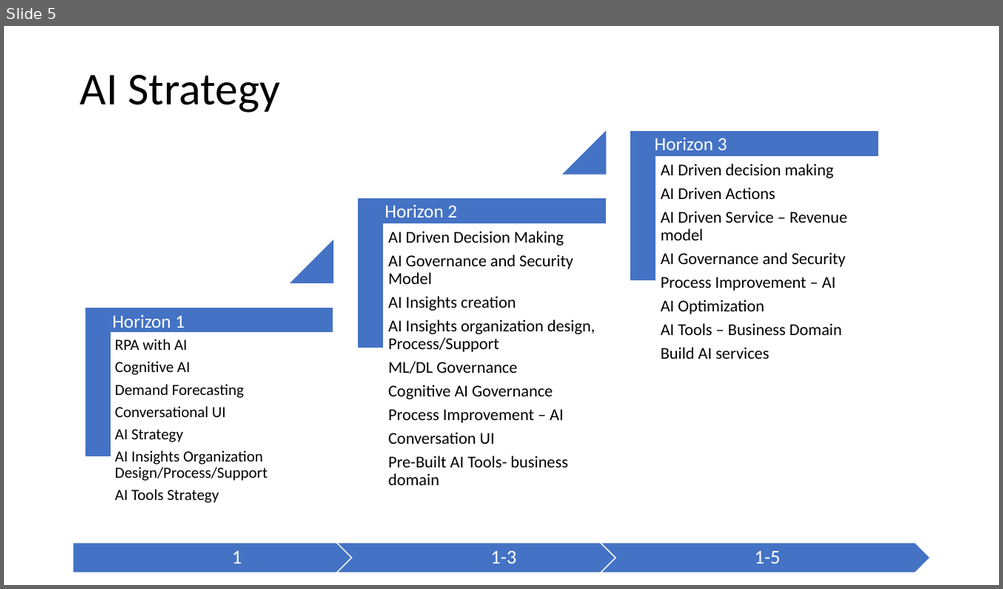
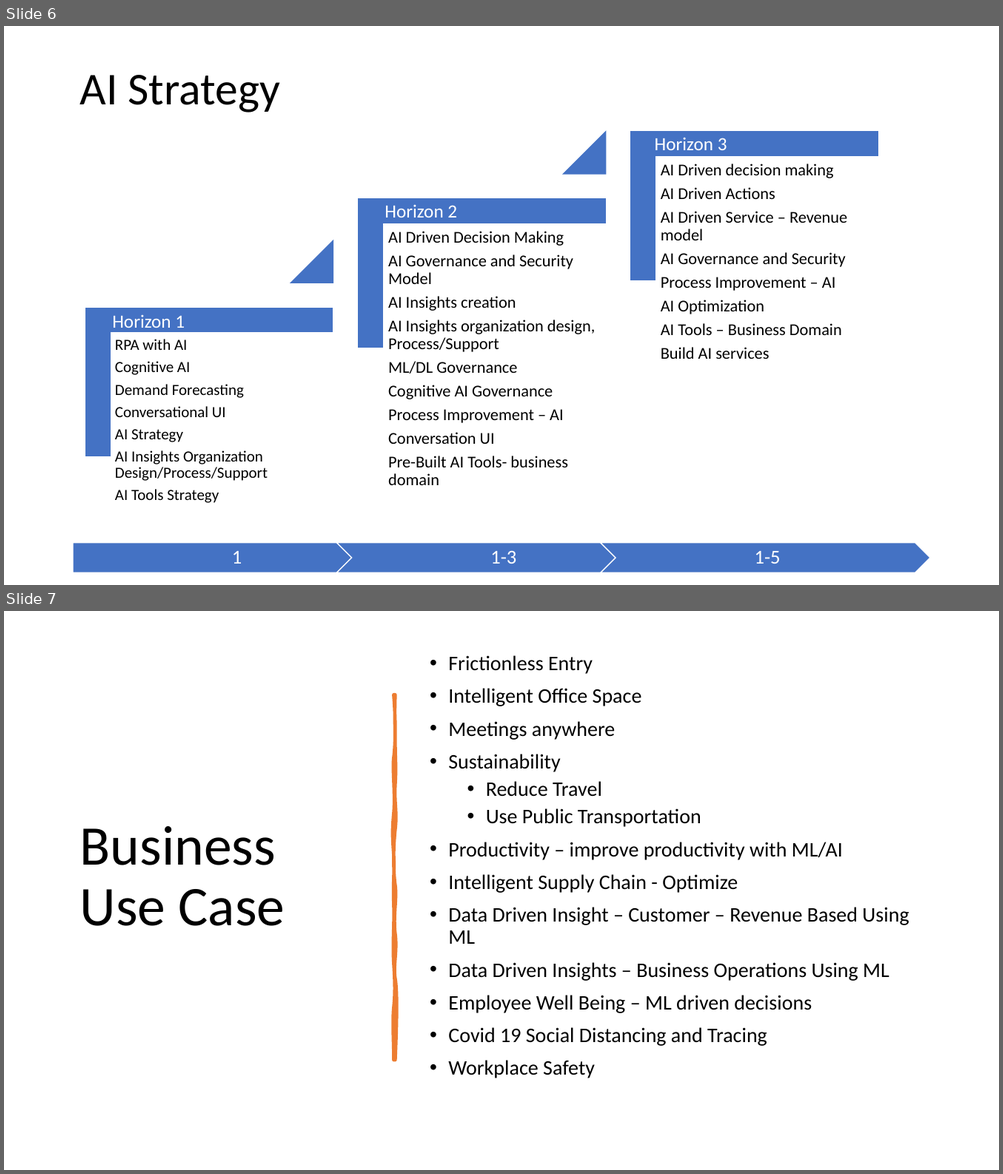
Before and after one commit to balakreshnan/datastrategy, a slide deck: DataHorizon1.pptx. Shown one above the other, each under a label of ours: slide 5 before the commit, slides 6 and 7 after it. The pictures are 1003x589 and 1003x1174 pixels, drawn with LibreOffice and Linux fonts; fonts in the diff are those of the drawing. Boxes give left, top, right and bottom in pixels: in the first picture for what was removed or moved away, otherwise in the second. Text is boxed around its words. In the diff, an @@ line names an element or a change of style, - is before the commit and + after.

```diff
--- a/DataHorizon1.pptx
+++ b/DataHorizon1.pptx
@@ slide 7 added at <box>4,611,999,1170</box>, background #FFFFFF @@
@@ text added at <box>448,655,908,1079</box>, 20 pt, text #000000 @@
+• Frictionless Entry
+• Intelligent Office Space
+• Meetings anywhere
+• Sustainability
+  • Reduce Travel
+  • Use Public Transportation
+• Productivity – improve productivity with ML/AI
+• Intelligent Supply Chain - Optimize
+• Data Driven Insight – Customer – Revenue Based Using ML
+• Data Driven Insights – Business Operations Using ML
+• Employee Well Being – ML driven decisions
+• Covid 19 Social Distancing and Tracing
+• Workplace Safety
@@ freeform shape added at <box>393,695,395,1060</box>, fill #ED7D31, outline #ED7D31 3.25 pt @@
@@ title added at <box>80,826,285,926</box>, 54 pt, text #000000 @@
+Business Use Case
@@ what was slide 5 is now slide 6 @@
```
Also in this commit, not shown: 1 slide changed, 6 other slides added, 1 other file.
